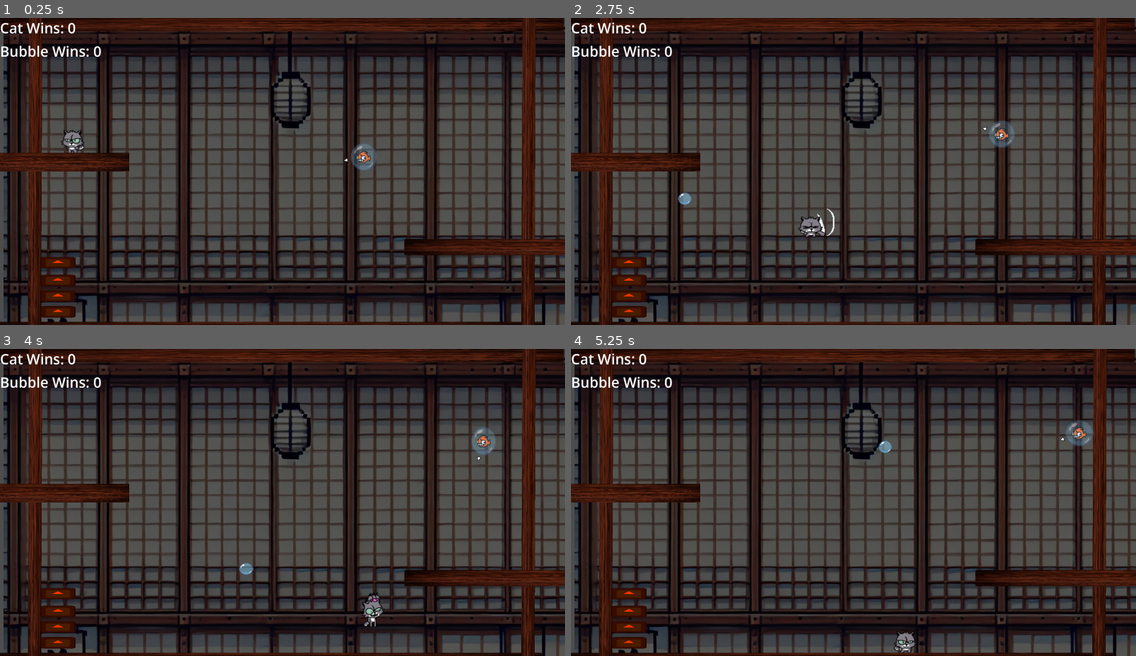
Above: before the commit, frames 1-4 (two rows, left to right).
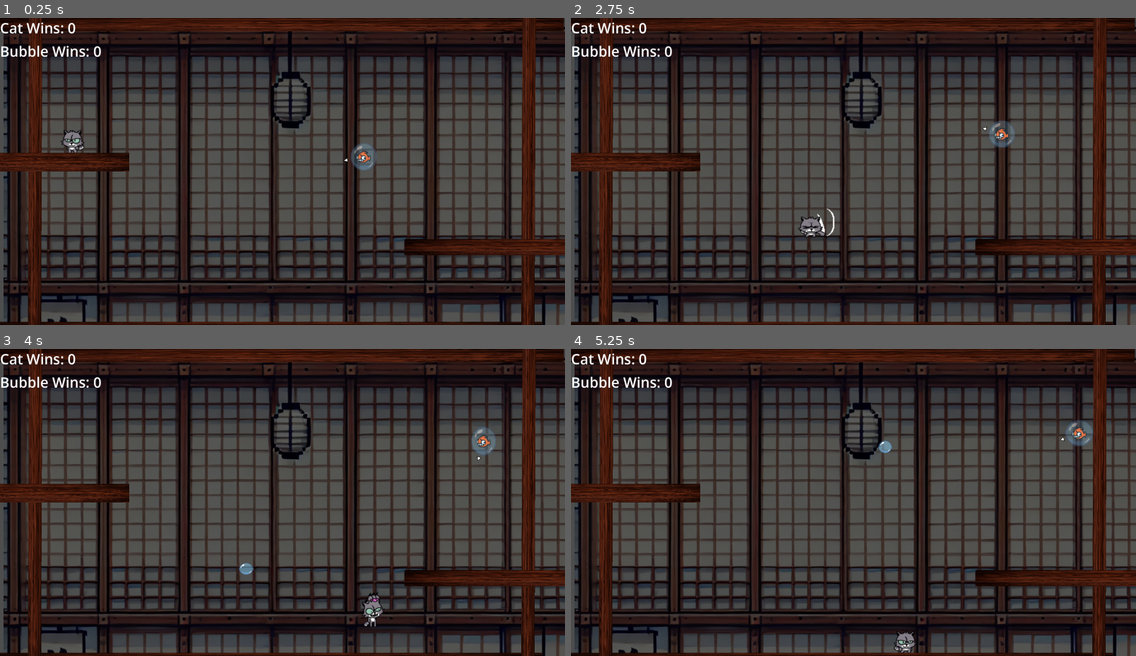
Above: after the commit, the same moments.

Repository: firesmoker/bubble07
Game: Godot game, scene res://scenes/game.tscn
Two runs of this game, one before a commit and one after it. Both use one fixed random seed, a clock stepped at 60 frames per second and the inputs below. The engine's default icon, where the game draws it, is replaced by a stand-in: a white triangle on a blue panel in a dark square.
Inputs (mouse positions are in pixels of both pictures, inside the frame that each line leads up to):
- Up to frame 1 (0.25 s): no input
- Up to frame 2 (2.75 s): move the mouse to (977, 156) at 0.52 s; hold D (right) 0.53-2.03 s; tap Space (attack) at 0.6, 2.1 s; tap W (jump) at 0.77, 1.52 s; move the mouse to (740, 186) at 1.27 s; click (740, 186) at 1.35 s; move the mouse to (910, 103) at 2.02 s; hold A (left) from 2.03 s (still down)
- Up to frame 3 (4 s): move the mouse to (254, 563) at 2.77 s; release A (left) at 2.78 s; hold D (right) from 2.78 s (still down); click (254, 563) at 2.85 s; tap W (jump) at 3.02, 3.77 s; move the mouse to (452, 548) at 3.52 s; tap Space (attack) at 3.6 s
- Up to frame 4 (5.25 s): move the mouse to (684, 456) at 4.27 s; release D (right) at 4.28 s; hold A (left) 4.28-5.03 s; click (684, 456) at 4.35 s; tap W (jump) at 4.52 s; move the mouse to (881, 502) at 5.02 s; hold D (right) from 5.03 s (still down); tap Space (attack) at 5.1 s

The runs differ from the first frame. In frame 1, 0.9% of the frame differs, in the area x 7-14%, y 77-98%; in frame 2, 0.9%, in the area x 7-22%, y 56-98%; in frame 3, 0.9%; in frame 4, 0.9%.

Commit message:
damage area

Diff:
--- /dev/null
+++ b/scenes/damage_area.tscn
@@ -0,0 +1,19 @@
+[gd_scene load_steps=3 format=3 uid="uid://304cx5i6sfno"]
+
+[ext_resource type="Script" path="res://scripts/damager.gd" id="1_kmlwf"]
+
+[sub_resource type="RectangleShape2D" id="RectangleShape2D_8am0c"]
+
+[node name="DamageArea" type="Area2D"]
+position = Vector2(-2082, 510)
+scale = Vector2(32.28, 18.36)
+collision_layer = 0
+collision_mask = 14
+script = ExtResource("1_kmlwf")
+
+[node name="CollisionShape2D" type="CollisionShape2D" parent="."]
+shape = SubResource("RectangleShape2D_8am0c")
+debug_color = Color(0.894586, 0.255554, 0.494507, 0.42)
+metadata/_edit_lock_ = true
+
+[connection signal="body_entered" from="." to="." method="_on_body_entered"]
--- a/scenes/game.tscn
+++ b/scenes/game.tscn
@@ -5,7 +5,7 @@
 [ext_resource type="Texture2D" uid="uid://ce60618gmv447" path="res://assats/background1.png" id="1_fk501"]
 [ext_resource type="PackedScene" uid="uid://ncbvum04cvdu" path="res://scenes/platform.tscn" id="2_xt8os"]
 [ext_resource type="PackedScene" uid="uid://jr7d1wady43a" path="res://scenes/bubble_player.tscn" id="4_2kjsh"]
-[ext_resource type="PackedScene" uid="uid://bxsc1wv1hhpak" path="res://scenes/spike.tscn" id="5_3v2pu"]
+[ext_resource type="PackedScene" uid="uid://304cx5i6sfno" path="res://scenes/damage_area.tscn" id="6_ev8uw"]
 
 [sub_resource type="CanvasItemMaterial" id="CanvasItemMaterial_uj3f0"]
 
@@ -46,6 +46,9 @@
 text = "GAME OVER"
 metadata/_edit_lock_ = true
 
+[node name="Camera2D" type="Camera2D" parent="."]
+zoom = Vector2(0.6, 0.6)
+
 [node name="Sprite2D" type="Sprite2D" parent="."]
 modulate = Color(0.366595, 0.366595, 0.366595, 1)
 position = Vector2(11, 357)
@@ -55,6 +58,10 @@
 
 [node name="Catplayer" parent="." instance=ExtResource("1_4sxkf")]
 position = Vector2(-1226, -219)
+
+[node name="BubblePlayer" parent="." instance=ExtResource("4_2kjsh")]
+position = Vector2(475.168, -73.7118)
+scale = Vector2(2, 2)
 
 [node name="Ceiling" parent="." instance=ExtResource("2_xt8os")]
 modulate = Color(0.554367, 0.339573, 0.29896, 1)
@@ -94,24 +101,6 @@
 position = Vector2(1560, 444)
 scale = Vector2(3.47529, 0.684542)
 
-[node name="Camera2D" type="Camera2D" parent="."]
-zoom = Vector2(0.6, 0.6)
-
-[node name="BubblePlayer" parent="." instance=ExtResource("4_2kjsh")]
-position = Vector2(475.168, -73.7118)
-scale = Vector2(2, 2)
-
-[node name="Spike" parent="." instance=ExtResource("5_3v2pu")]
-position = Vector2(-1312, 823)
-
-[node name="Spike2" parent="." instance=ExtResource("5_3v2pu")]
-position = Vector2(-1312, 731)
-
-[node name="Spike3" parent="." instance=ExtResource("5_3v2pu")]
-position = Vector2(-1312, 639)
-
-[node name="Spike4" parent="." instance=ExtResource("5_3v2pu")]
-position = Vector2(-1312, 535)
-
-[node name="Spike5" parent="." instance=ExtResource("5_3v2pu")]
-position = Vector2(-1312, 535)
+[node name="DamageArea" parent="." instance=ExtResource("6_ev8uw")]
+position = Vector2(-1179, 424)
+scale = Vector2(23.65, 45.753)
--- a/scenes/spike.tscn
+++ b/scenes/spike.tscn
@@ -7,7 +7,7 @@
 size = Vector2(484, 134)
 
 [sub_resource type="RectangleShape2D" id="RectangleShape2D_re561"]
-size = Vector2(492.132, 140.6)
+size = Vector2(581.505, 148.2)
 
 [node name="Spike" type="StaticBody2D"]
 modulate = Color(1, 0.2, 0, 1)
